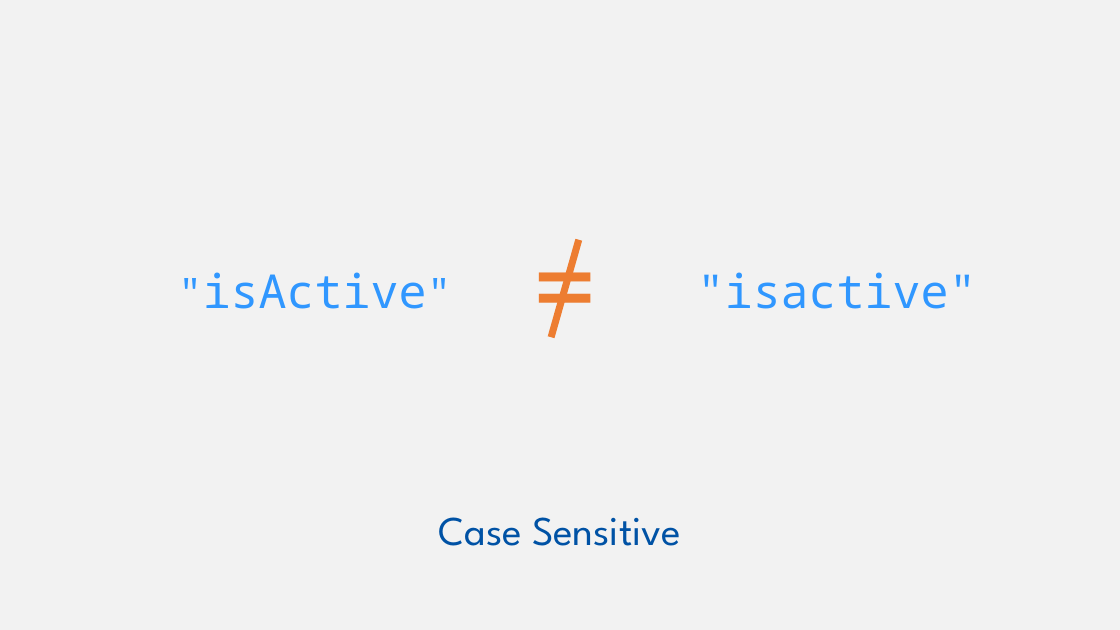
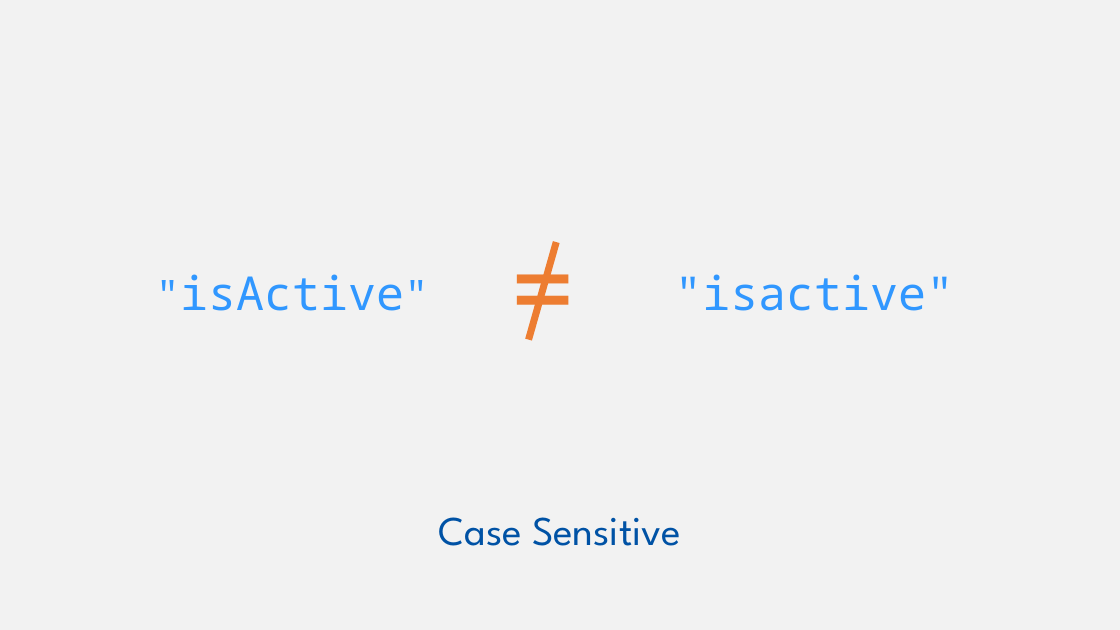
Before and after one commit to w3c/wot-cg, a slide deck: slide 9 of Tutorials/whatiswot/4-JSON_in_Practice/4-JSON_in_Practice.pptx. Drawn at 1120x630 pixels with LibreOffice and Linux fonts; fonts in the diff are those of the drawing. Boxes give left, top, right and bottom in pixels: in the first picture for what was removed or moved away, otherwise in the second. Text is boxed around its words. In the diff, an @@ line names an element or a change of style, - is before the commit and + after.

```diff
--- a/Tutorials/whatiswot/4-JSON_in_Practice/4-JSON_in_Practice.pptx
+++ b/Tutorials/whatiswot/4-JSON_in_Practice/4-JSON_in_Practice.pptx
@@ text "=": place and size @@
-text "=" at box(523, 211, 600, 361)
+text "=" at box(501, 213, 577, 364)
@@ text ""isActive"": place and size @@
-text ""isActive"" at box(203, 272, 427, 309)
+text ""isActive"" at box(180, 274, 404, 311)
@@ line moved from (579, 239) - (551, 337) to (556, 242) - (528, 339) @@
@@ text ""isactive"": place and size @@
-text ""isactive"" at box(697, 272, 977, 309)
+text ""isactive"" at box(674, 274, 954, 311)
```
Also in this commit, not shown: 3 other slides changed.
